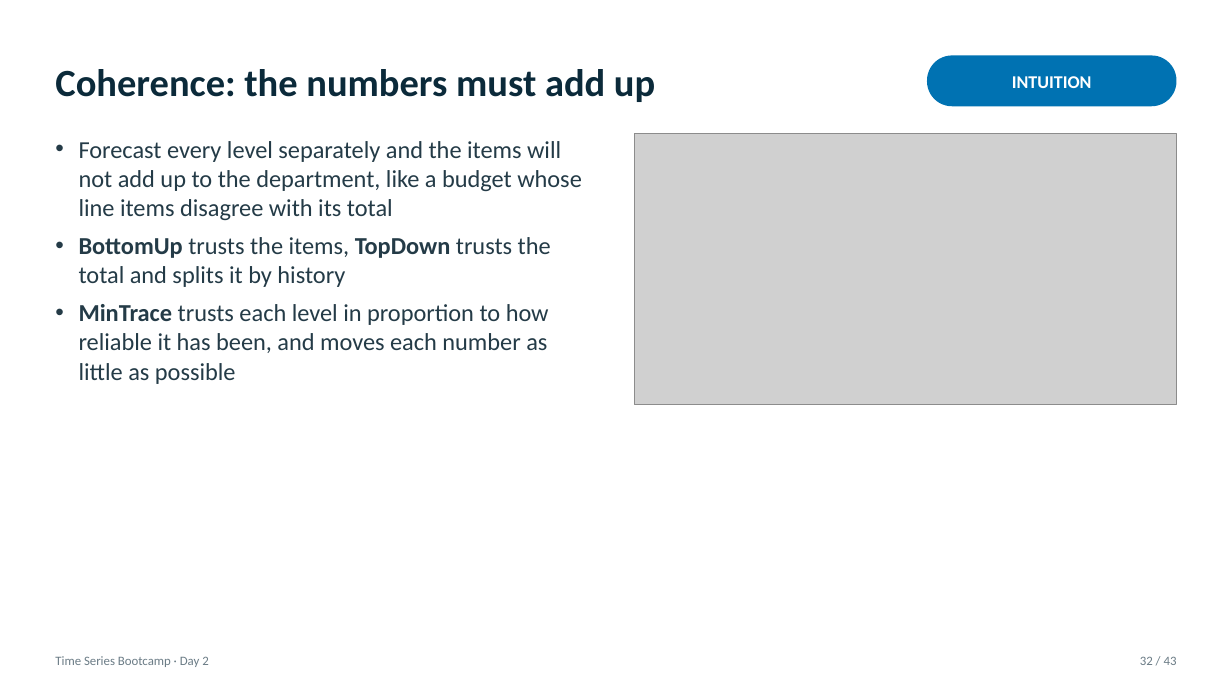
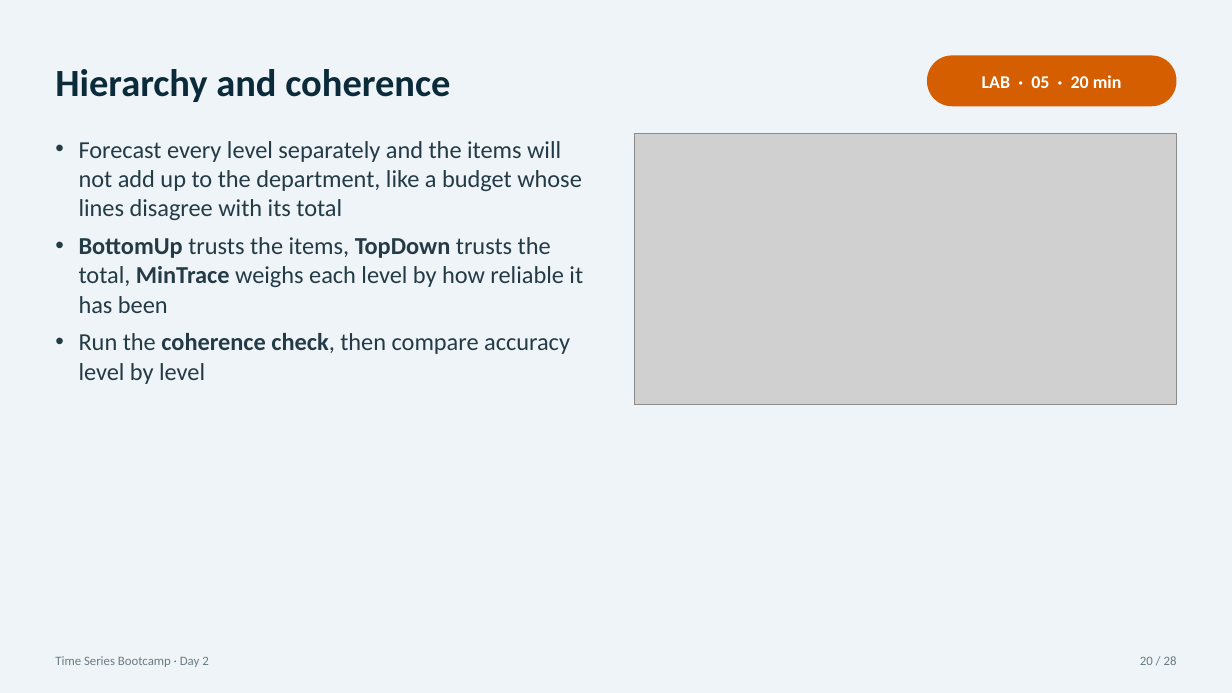
Before and after one commit to tackes/time-series-forecasting-bootcamp, a slide deck: slide 20 of day2_neural/slides/day2_slides.pptx (slide 32 before the commit). Drawn at 1232x693 pixels with LibreOffice and Linux fonts; fonts in the diff are those of the drawing; grey boxes stand for pictures. Boxes give left, top, right and bottom in pixels: in the first picture for what was removed or moved away, otherwise in the second. Text is boxed around its words. In the diff, an @@ line names an element or a change of style, - is before the commit and + after.

```diff
--- a/day2_neural/slides/day2_slides.pptx
+++ b/day2_neural/slides/day2_slides.pptx
@@ background #FFFFFF to #EEF4F7 @@
@@ rounded rectangle at <box>927,55,1177,106</box>: fill #0072B2 to #D55E00 @@
@@ text at <box>55,69,450,102</box>: text changed @@
-Coherence: the numbers must add up
+Hierarchy and coherence
@@ text at <box>982,75,1122,88</box>: text changed @@
-INTUITION
+LAB · 05 · 20 min
@@ text at <box>79,141,583,384</box>: text changed @@
-• Forecast every level separately and the items will not add up to the department, like a budget whose line items disagree with its total
-• BottomUp trusts the items, TopDown trusts the total and splits it by history
-• MinTrace trusts each level in proportion to how reliable it has been, and moves each number as little as possible
+• Forecast every level separately and the items will not add up to the department, like a budget whose lines disagree with its total
+• BottomUp trusts the items, TopDown trusts the total, MinTrace weighs each level by how reliable it has been
+• Run the coherence check, then compare accuracy level by level
@@ text at <box>1140,656,1177,665</box>: text changed @@
-32 / 43
+20 / 28
```
Also in this commit, not shown: 17 other slides changed, 8 slides added, 23 slides removed, 26 other files.
